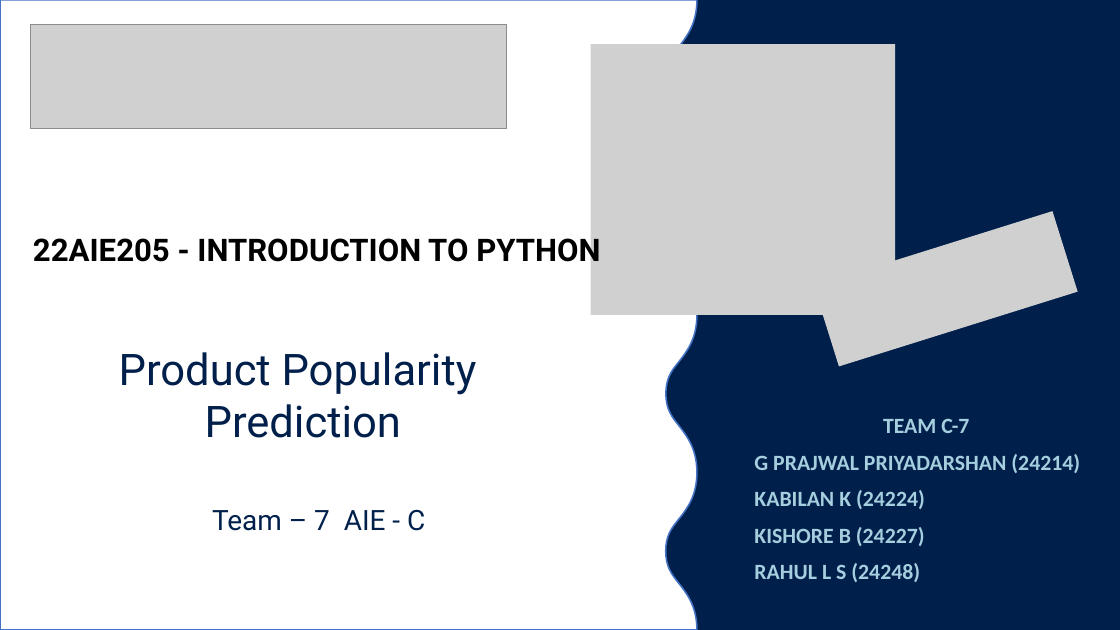
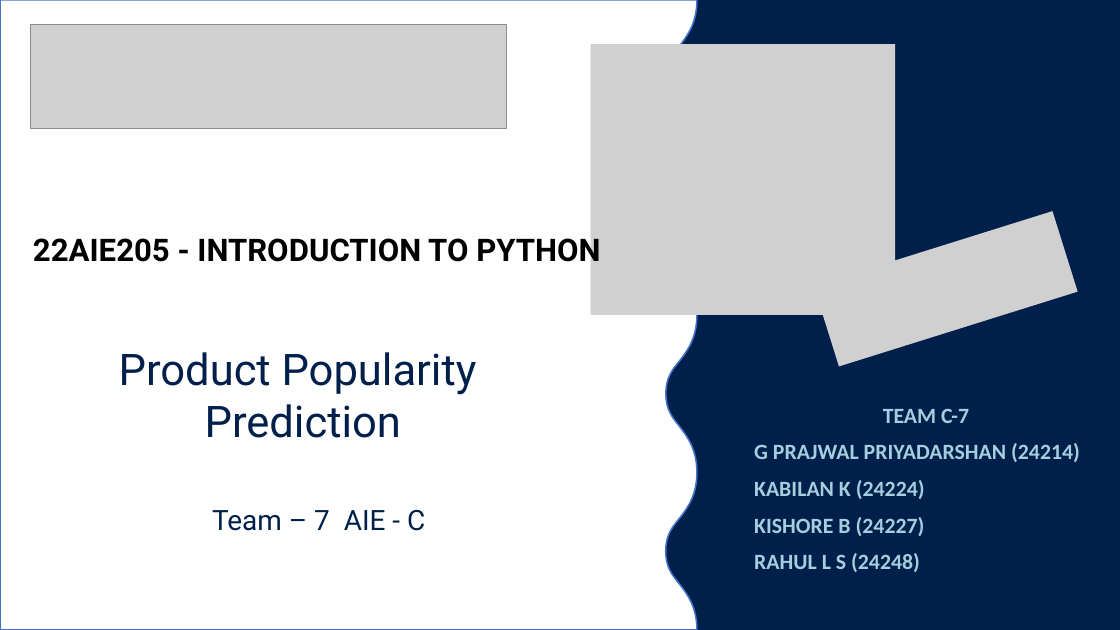
Before and after one commit to prajwal-priyadarshan/Machine-Learning-Based-Product-Popularity-Prediction-Using-Online-Retail-Data, a slide deck: slide 1 of Python Mid Project Review.pptx. Drawn at 1120x630 pixels with LibreOffice and Linux fonts; fonts in the diff are those of the drawing; grey boxes stand for pictures. Boxes give left, top, right and bottom in pixels: in the first picture for what was removed or moved away, otherwise in the second. Text is boxed around its words. In the diff, an @@ line names an element or a change of style, - is before the commit and + after.

Commit message:
uploaded first review ppt

```diff
--- a/Python Mid Project Review.pptx
+++ b/Python Mid Project Review.pptx
@@ text "TEAM C-7": place and size @@
-text "TEAM C-7" at box(754, 419, 1080, 582)
+text "TEAM C-7" at box(754, 408, 1080, 572)
```
